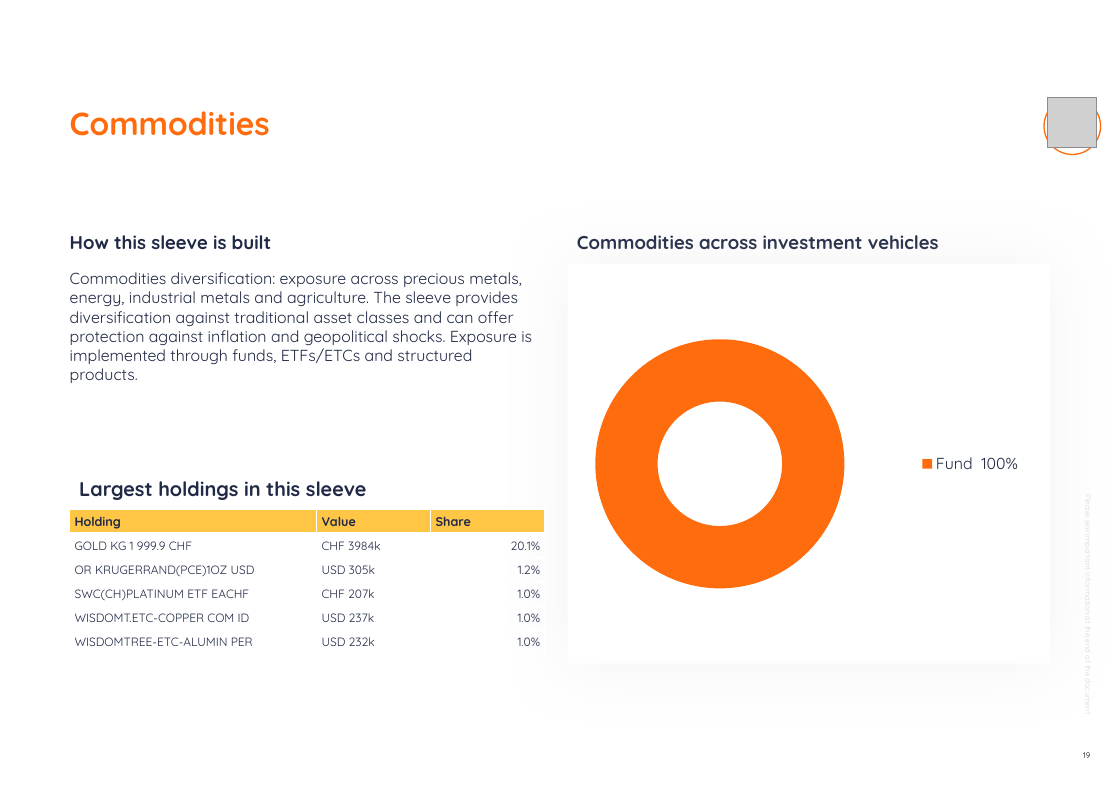
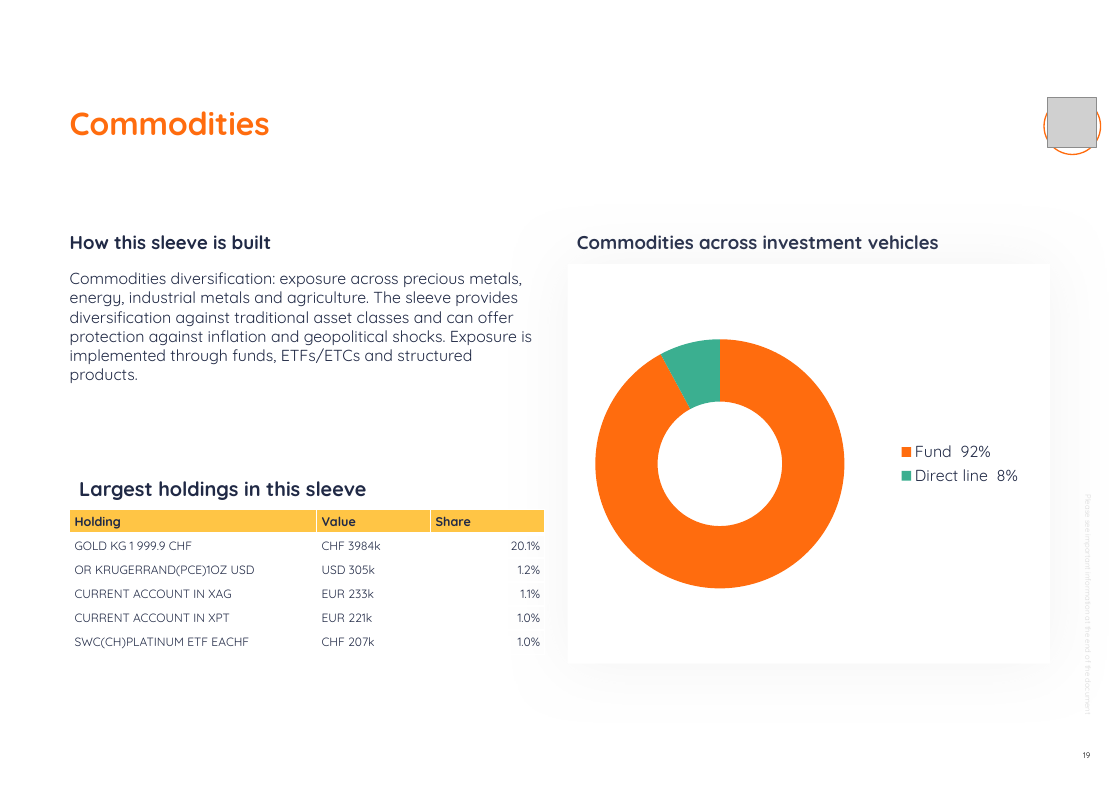
Before and after one commit to jb-db05/Investment_Proposal, a slide deck: slide 19 of Investment Proposal - Growth - August 2026.pptx. Drawn at 1120x792 pixels with LibreOffice and Linux fonts; fonts in the diff are those of the drawing; grey boxes stand for pictures; background and template pictures are left out. Boxes give left, top, right and bottom in pixels: in the first picture for what was removed or moved away, otherwise in the second. Text is boxed around its words. In the diff, an @@ line names an element or a change of style, - is before the commit and + after.

```diff
--- a/Investment Proposal - Growth - August 2026.pptx
+++ b/Investment Proposal - Growth - August 2026.pptx
@@ doughnut chart at box(586, 283, 1032, 645) @@
-categories: Fund  100%
+categories: Fund  92%, Direct line  8%
-Series 1: 100
+Series 1: 92, 8
@@ table at box(70, 509, 545, 652) @@
+row 4: CURRENT ACCOUNT IN XAG | EUR 233k | 1.1%
+row 5: CURRENT ACCOUNT IN XPT | EUR 221k | 1.0%
-row 5: WISDOMT.ETC-COPPER COM ID | USD 237k | 1.0%
-row 6: WISDOMTREE-ETC-ALUMIN PER | USD 232k | 1.0%
```
Also in this commit, not shown: 6 other slides changed, 7 other files.
